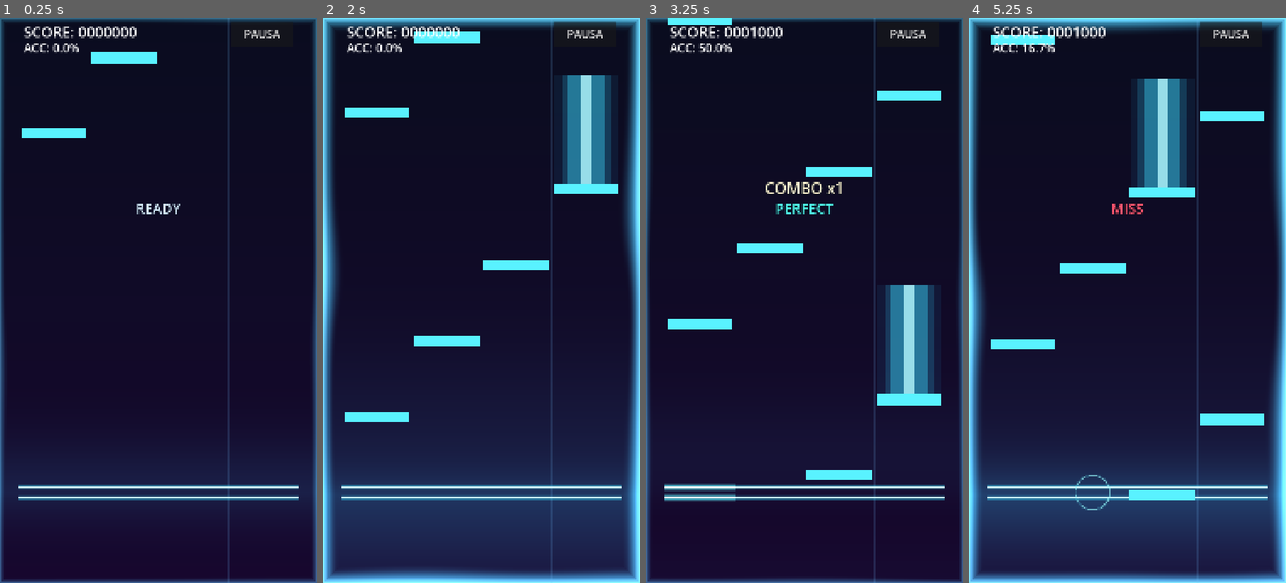
Above: before the commit, frames 1-4 (left to right).
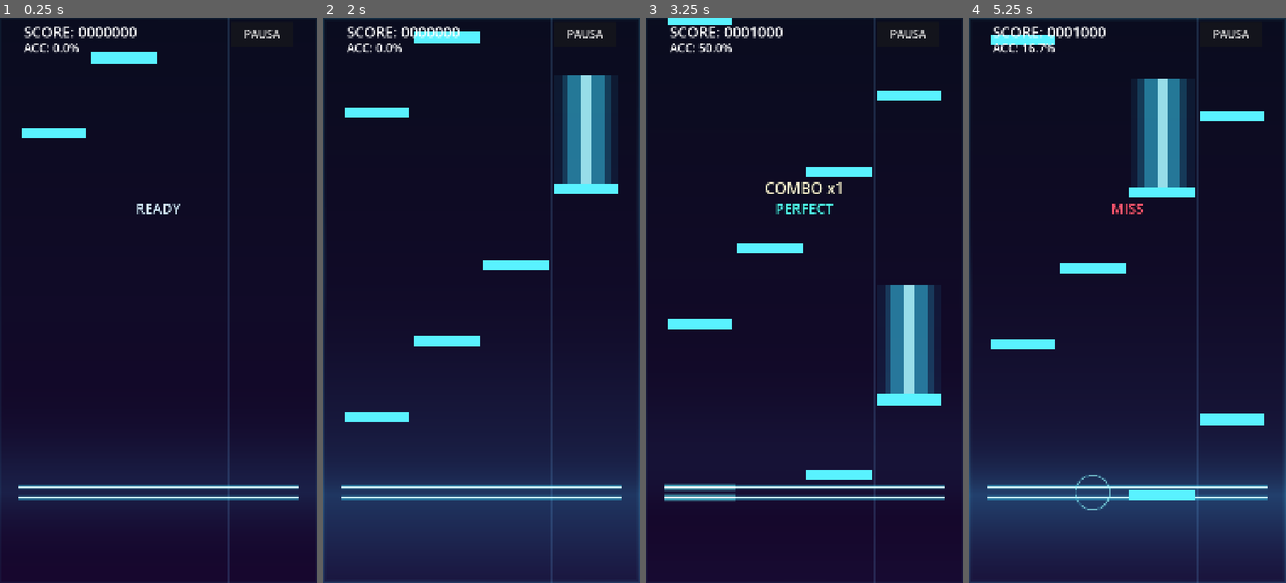
Above: after the commit, the same moments.

Repository: Carrillo524/FeelYourBeats
Game: Godot game, scene res://ui/game_session.tscn
Two runs of this game, one before a commit and one after it. Both use one fixed random seed, a clock stepped at 60 frames per second and the inputs below. This scene is started directly instead of the project's main scene.
Inputs (mouse positions are in pixels of both pictures, inside the frame that each line leads up to):
- Up to frame 1 (0.25 s): no input
- Up to frame 2 (2 s): tap Enter at 0.5 s; move the mouse to (551, 272) at 0.52 s; hold D 0.53-1.28 s; tap F at 0.6 s; click (551, 272) at 0.67 s; move the mouse to (418, 328) at 1.27 s; tap J at 1.35 s
- Up to frame 3 (3.25 s): move the mouse to (836, 176) at 2.02 s; hold D from 2.03 s (still down); tap K at 2.1 s; move the mouse to (788, 413) at 2.77 s; tap F at 2.85 s; click (788, 413) at 2.92 s
- Up to frame 4 (5.25 s): move the mouse to (1222, 385) at 3.52 s; release D at 3.53 s; tap J at 3.6 s; move the mouse to (1032, 215) at 4.27 s; tap K at 4.35 s; move the mouse to (1143, 300) at 5.02 s; tap F at 5.1 s; click (1143, 300) at 5.17 s

The runs differ from the first frame. In frame 1, 3.6% of the frame differs, in the area x 0-100%, y 0-100%; in frame 2, 11%; in frame 3, 3.5%; in frame 4, 10%.

Commit message:
fix(vfx): restrict subtle border-emanating neon wave to gameplay and tame drop intensity

Diff:
--- a/gameplay/game_session.gd
+++ b/gameplay/game_session.gd
@@ -347,6 +347,7 @@
 
 	if reactive_background != null:
 		reactive_background.set_backdrop_mode(ReactiveBackground.BackdropMode.GAMEPLAY)
+		reactive_background.set_perimeter_wave_enabled(true)
 		reactive_background.dsp_clock = dsp_clock
 		reactive_background.hit_judge = hit_judge
 		reactive_background.audio_analyzer = audio_analyzer
--- a/ui/main_menu.gd
+++ b/ui/main_menu.gd
@@ -942,6 +942,7 @@
 
 	if reactive_background != null and audio_analyzer != null:
 		reactive_background.set_backdrop_mode(ReactiveBackground.BackdropMode.MENU)
+		reactive_background.set_perimeter_wave_enabled(false)
 		reactive_background.audio_analyzer = audio_analyzer
 		reactive_background.connect_dependencies()
 		if not reactive_background.bass_kick_pulsed.is_connected(_on_bass_kick_pulsed):
--- a/vfx/reactive_backdrop.gdshader
+++ b/vfx/reactive_backdrop.gdshader
@@ -13,13 +13,14 @@
 uniform float zoom_bounce : hint_range(0.0, 0.25) = 0.0;
 uniform vec2 shake_offset = vec2(0.0, 0.0);
 uniform float aspect_ratio : hint_range(0.25, 4.0) = 0.5625;
+uniform float perimeter_wave_enabled : hint_range(0.0, 1.0) = 0.0;
 uniform float edge_glow_intensity : hint_range(0.0, 1.5) = 0.0;
-uniform float edge_glow_width : hint_range(0.01, 0.45) = 0.11;
+uniform float edge_glow_width : hint_range(0.005, 0.05) = 0.012;
 uniform float edge_drop_boost : hint_range(0.0, 1.0) = 0.0;
 uniform float wave_amplitude : hint_range(0.0, 2.0) = 0.65;
-uniform float wave_blur_intensity : hint_range(0.0, 1.5) = 0.34;
+uniform float wave_blur_intensity : hint_range(0.0, 0.52) = 0.10;
 uniform vec4 edge_primary_color : source_color = vec4(0.28, 0.86, 1.00, 1.0);
-uniform vec4 edge_drop_color : source_color = vec4(0.56, 0.94, 1.00, 1.0);
+uniform vec4 edge_drop_color : source_color = vec4(0.46, 0.92, 1.00, 1.0);
 
 void fragment() {
 	float zoom_scale = 1.0 / (1.0 + (zoom_bounce * 0.16));
@@ -79,7 +80,7 @@
 	float saturation_boost = 1.0 + (0.32 * energy_level) + (0.42 * bass_energy) + (0.22 * drop_active);
 	vec3 saturated_rgb = mix(vec3(luma), raw_rgb, saturation_boost);
 
-	// Border-emanating light-blue neon wave blur (no outline stroke, seamless across corners)
+	// Subtle border-emanating light-blue neon wave blur (gameplay-only, strictly <= 0.030 reach & <= 0.52 opacity)
 	float inv_aspect = 1.0 / max(aspect_ratio, 0.001);
 	vec2 centered_p = vec2(UV.x - 0.5, (UV.y - 0.5) * inv_aspect);
 	float angle = atan(centered_p.y, centered_p.x);
@@ -88,39 +89,44 @@
 	float dist_y = min(UV.y, 1.0 - UV.y) * inv_aspect;
 	float edge_dist = min(dist_x, dist_y);
 
-	// Integer angular harmonics around center (eliminates diagonal corner seams)
+	// Integer angular harmonics around center (zero diagonal corner seams)
 	float h3 = sin((3.0 * angle) - (TIME * 1.35)) * 0.5 + 0.5;
 	float h5 = sin((5.0 * angle) + (TIME * 2.10)) * 0.5 + 0.5;
 	float h8 = sin((8.0 * angle) - (TIME * 3.25)) * 0.5 + 0.5;
 	float h11 = sin((11.0 * angle) + (TIME * 4.40)) * 0.5 + 0.5;
 
 	float idle_crest = (h3 * 0.48) + (h5 * 0.34) + (h8 * 0.18);
-	float spectral_crest = (pow(h3, 1.35) * bass_energy * 0.044)
-		+ (pow(h5, 1.50) * mid_energy * 0.032)
-		+ ((pow(h8, 1.70) * 0.65 + pow(h11, 2.0) * 0.35) * high_energy * 0.022);
+	float spectral_crest = (pow(h3, 1.35) * bass_energy * 0.007)
+		+ (pow(h5, 1.50) * mid_energy * 0.005)
+		+ ((pow(h8, 1.70) * 0.65 + pow(h11, 2.0) * 0.35) * high_energy * 0.003);
 	float crest_shape = clamp((idle_crest * 0.55) + (h3 * 0.25) + (h5 * 0.20), 0.0, 1.0);
 
-	// Rest/soft BGM reach: ~0.014..0.028; expands on beats and drops without invading lanes
-	float base_reach = 0.014 + (idle_crest * 0.014);
-	float beat_expand = (edge_glow_intensity * (0.042 + (0.058 * crest_shape)))
-		+ (edge_drop_boost * (0.050 + (0.068 * crest_shape)));
+	// Strictly subtle reach: 0.006 at rest up to hard cap 0.030 at peak drop
+	float base_reach = 0.006 + (idle_crest * 0.004);
+	float beat_expand = (edge_glow_intensity * (0.006 + (0.006 * crest_shape)))
+		+ (edge_drop_boost * (0.006 + (0.006 * crest_shape)));
 	float wave_reach = clamp(
 		base_reach + (spectral_crest * wave_amplitude) + beat_expand,
-		0.014,
-		0.185
+		0.006,
+		0.030
 	);
 
-	// Pure filled soft blur gradient from physical screen edge (edge_dist = 0.0) to wave_reach
+	// Soft filled blur gradient from physical edge (edge_dist = 0.0) without saturating to solid white
 	float fill_blur = pow(smoothstep(wave_reach, 0.0, edge_dist), 1.45);
-	float bezel_core = pow(smoothstep(wave_reach * 0.42, 0.0, edge_dist), 2.1);
+	float bezel_core = pow(smoothstep(wave_reach * 0.40, 0.0, edge_dist), 2.1);
 
-	vec3 neon_blue = mix(edge_primary_color.rgb, edge_drop_color.rgb, clamp(edge_drop_boost * 0.65, 0.0, 1.0));
-	vec3 core_ice_blue = mix(neon_blue, vec3(0.88, 0.98, 1.00), 0.72 + (0.20 * max(edge_glow_intensity, edge_drop_boost)));
+	vec3 neon_blue = mix(edge_primary_color.rgb, edge_drop_color.rgb, clamp(edge_drop_boost * 0.35, 0.0, 1.0));
+	vec3 core_ice_blue = mix(neon_blue, vec3(0.72, 0.94, 1.00), 0.45);
 
-	float local_peak_lift = 0.78 + (0.42 * smoothstep(0.020, 0.120, wave_reach));
-	float blur_gain = (wave_blur_intensity + (edge_glow_intensity * 0.68) + (edge_drop_boost * 0.45)) * local_peak_lift;
-	vec3 edge_wave_rgb = (neon_blue * fill_blur * blur_gain) + (core_ice_blue * bezel_core * blur_gain * 0.52);
+	float raw_opacity = wave_blur_intensity + (edge_glow_intensity * 0.16) + (edge_drop_boost * 0.22);
+	float max_opacity = clamp(raw_opacity, 0.0, 0.52) * perimeter_wave_enabled;
+	float edge_alpha = clamp((fill_blur * 0.82 + bezel_core * 0.18) * max_opacity, 0.0, 0.52);
 
-	vec3 final_rgb = clamp(saturated_rgb + edge_wave_rgb, vec3(0.0), vec3(1.0));
+	vec3 wave_tint = mix(neon_blue, core_ice_blue, bezel_core * 0.55);
+	vec3 final_rgb = clamp(
+		mix(saturated_rgb, max(saturated_rgb, wave_tint), edge_alpha) + (wave_tint * edge_alpha * 0.22),
+		vec3(0.0),
+		vec3(1.0)
+	);
 	COLOR = vec4(final_rgb, 1.0);
 }
--- a/vfx/reactive_background.gd
+++ b/vfx/reactive_background.gd
@@ -26,20 +26,23 @@
 const EDGE_DROP_INTENSITY_DECAY_RATE: float = 6.5
 const EDGE_DROP_DECAY_SPEED: float = 5.0
 const EDGE_WIDTH_RELAX_SPEED: float = 6.0
-const EDGE_BASE_WIDTH: float = 0.10
+const EDGE_BASE_WIDTH: float = 0.008
+const EDGE_MAX_REACH: float = 0.030
+const EDGE_MAX_OPACITY: float = 0.52
 const EDGE_EPSILON: float = 0.004
 
 @export var dsp_clock: DSPClock = null
 @export var hit_judge: HitJudge = null
 @export var audio_analyzer: AudioAnalyzer = null
+@export var perimeter_wave_enabled: bool = false
 @export var edge_primary_color: Color = Color(0.28, 0.86, 1.0, 1.0)
-@export var edge_drop_color: Color = Color(0.56, 0.94, 1.0, 1.0)
+@export var edge_drop_color: Color = Color(0.46, 0.92, 1.0, 1.0)
 
 var edge_glow_intensity: float = 0.0
 var edge_glow_width: float = EDGE_BASE_WIDTH
 var edge_drop_boost: float = 0.0
 var wave_amplitude: float = 0.65
-var wave_blur_intensity: float = 0.34
+var wave_blur_intensity: float = 0.10
 
 var _shader_material: ShaderMaterial = null
 var _backdrop_mode: int = BackdropMode.GAMEPLAY
@@ -153,6 +156,20 @@
 	_sync_shader_parameters()
 
 
+func set_perimeter_wave_enabled(p_enabled: bool) -> void:
+	perimeter_wave_enabled = p_enabled
+	if not perimeter_wave_enabled:
+		edge_glow_intensity = 0.0
+		edge_drop_boost = 0.0
+		edge_glow_width = EDGE_BASE_WIDTH
+		wave_blur_intensity = 0.0
+	_sync_shader_parameters()
+
+
+func is_perimeter_wave_enabled() -> bool:
+	return perimeter_wave_enabled
+
+
 func set_backdrop_mode(p_mode: int) -> void:
 	_backdrop_mode = clampi(p_mode, BackdropMode.MENU, BackdropMode.GAMEPLAY)
 	if _backdrop_mode == BackdropMode.MENU:
@@ -204,6 +221,24 @@
 
 func get_wave_blur_intensity() -> float:
 	return wave_blur_intensity
+
+
+func get_effective_wave_reach() -> float:
+	if not perimeter_wave_enabled:
+		return 0.0
+	var spectral_max: float = ((_smoothed_bass * 0.007) + (_smoothed_mid * 0.005) + (_smoothed_high * 0.003)) * wave_amplitude
+	var beat_max: float = (edge_glow_intensity * 0.012) + (edge_drop_boost * 0.012)
+	return clampf(0.010 + spectral_max + beat_max, 0.006, EDGE_MAX_REACH)
+
+
+func get_effective_wave_opacity() -> float:
+	if not perimeter_wave_enabled:
+		return 0.0
+	return clampf(
+		wave_blur_intensity + (edge_glow_intensity * 0.16) + (edge_drop_boost * 0.22),
+		0.0,
+		EDGE_MAX_OPACITY
+	)
 
 
 func get_smoothed_mid_energy() -> float:
@@ -381,31 +416,28 @@
 
 
 func _trigger_edge_beat_impulse(p_strength: float) -> void:
+	if not perimeter_wave_enabled:
+		return
 	var s: float = clampf(p_strength, 0.0, 1.0)
 	if _backdrop_mode == BackdropMode.MENU:
-		if not _menu_bgm_active:
-			return
-		var menu_peak: float = lerpf(0.42, 0.58, s)
-		var menu_width: float = lerpf(0.11, 0.145, s)
-		edge_glow_intensity = maxf(edge_glow_intensity, menu_peak)
-		edge_glow_width = maxf(edge_glow_width, menu_width)
-		edge_drop_boost = 0.0
 		return
 
 	if _is_gameplay_drop_active():
 		_trigger_edge_drop_impulse(s)
 		return
 
-	var beat_peak: float = lerpf(0.50, 0.68, s)
-	var beat_width: float = lerpf(0.12, 0.155, s)
+	var beat_peak: float = lerpf(0.55, 0.78, s)
+	var beat_width: float = lerpf(0.014, 0.020, s)
 	edge_glow_intensity = maxf(edge_glow_intensity, beat_peak)
 	edge_glow_width = maxf(edge_glow_width, beat_width)
 
 
 func _trigger_edge_drop_impulse(p_strength: float) -> void:
+	if not perimeter_wave_enabled:
+		return
 	var s: float = clampf(p_strength, 0.0, 1.0)
 	var drop_peak: float = lerpf(0.85, 1.0, s)
-	var drop_width: float = lerpf(0.21, 0.25, s)
+	var drop_width: float = lerpf(0.024, EDGE_MAX_REACH, s)
 	var drop_mix: float = lerpf(0.85, 1.0, s)
 	edge_glow_intensity = maxf(edge_glow_intensity, drop_peak)
 	edge_glow_width = maxf(edge_glow_width, drop_width)
@@ -422,7 +454,14 @@
 			ref_size = Vector2(1080.0, 1920.0)
 	_aspect_ratio = clampf(ref_size.x / maxf(1.0, ref_size.y), 0.25, 4.0)
 
-	# Zero idle glow: impulses decay exponentially back to 0.0 between beats and after drops
+	if not perimeter_wave_enabled:
+		edge_glow_intensity = 0.0
+		edge_drop_boost = 0.0
+		edge_glow_width = EDGE_BASE_WIDTH
+		wave_blur_intensity = 0.0
+		return
+
+	# Zero idle glow spike: impulses decay exponentially between beats and after drops
 	var decay_rate: float = EDGE_DROP_INTENSITY_DECAY_RATE if edge_drop_boost > 0.25 else EDGE_BEAT_DECAY_RATE
 	edge_glow_intensity *= exp(-decay_rate * p_delta)
 	if edge_glow_intensity < EDGE_EPSILON:
@@ -443,23 +482,17 @@
 		0.0,
 		1.0
 	)
-	var target_wave_amp: float = 0.42
-	var target_blur_intensity: float = 0.30
-	if _backdrop_mode == BackdropMode.MENU:
-		if _menu_bgm_active:
-			target_wave_amp = clampf(0.55 + (spectral_activity * 0.45) + (edge_glow_intensity * 0.25), 0.50, 1.10)
-			target_blur_intensity = clampf(0.36 + (spectral_activity * 0.32) + (edge_glow_intensity * 0.24), 0.32, 0.86)
-	else:
-		target_wave_amp = clampf(
-			0.62 + (spectral_activity * 0.55) + (edge_glow_intensity * 0.28) + (edge_drop_boost * 0.42),
-			0.55,
-			1.50
-		)
-		target_blur_intensity = clampf(
-			0.40 + (spectral_activity * 0.38) + (edge_glow_intensity * 0.26) + (edge_drop_boost * 0.30),
-			0.36,
-			1.12
-		)
+	var target_wave_amp: float = clampf(
+		0.45 + (spectral_activity * 0.35) + (edge_glow_intensity * 0.18) + (edge_drop_boost * 0.25),
+		0.40,
+		1.15
+	)
+	# Base blur opacity (~0.10..0.15) so normal beats land at ~0.20..0.28 and drops cap at <= 0.52
+	var target_blur_intensity: float = clampf(
+		0.09 + (spectral_activity * 0.05) + (edge_drop_boost * 0.02),
+		0.08,
+		0.16
+	)
 
 	var wave_lerp: float = clampf(8.5 * p_delta, 0.0, 1.0)
 	wave_amplitude = lerpf(wave_amplitude, target_wave_amp, wave_lerp)
@@ -480,6 +513,7 @@
 	_shader_material.set_shader_parameter("zoom_bounce", _zoom_bounce)
 	_shader_material.set_shader_parameter("shake_offset", _shake_offset_uv)
 	_shader_material.set_shader_parameter("aspect_ratio", _aspect_ratio)
+	_shader_material.set_shader_parameter("perimeter_wave_enabled", 1.0 if perimeter_wave_enabled else 0.0)
 	_shader_material.set_shader_parameter("edge_glow_intensity", edge_glow_intensity)
 	_shader_material.set_shader_parameter("edge_glow_width", edge_glow_width)
 	_shader_material.set_shader_parameter("edge_drop_boost", edge_drop_boost)
Not shown, changed: specs/06_vfx_ui_session.md
Not shown, changed: specs/09_main_menu_and_song_selector.md
